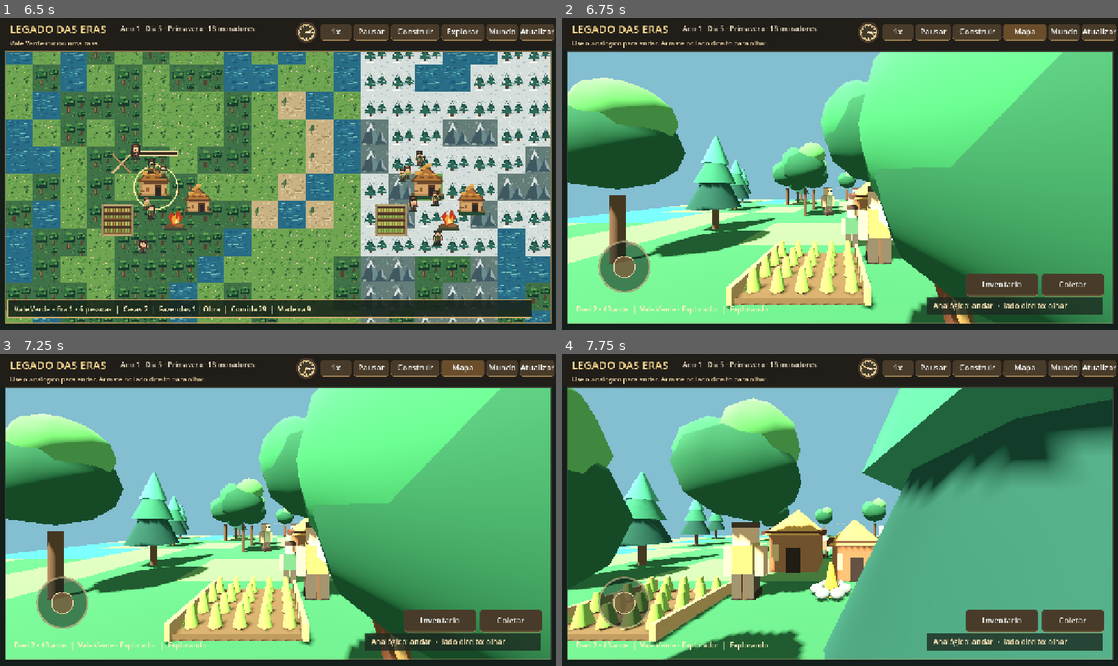
Above: before the commit, frames 1-4 (two rows, left to right).
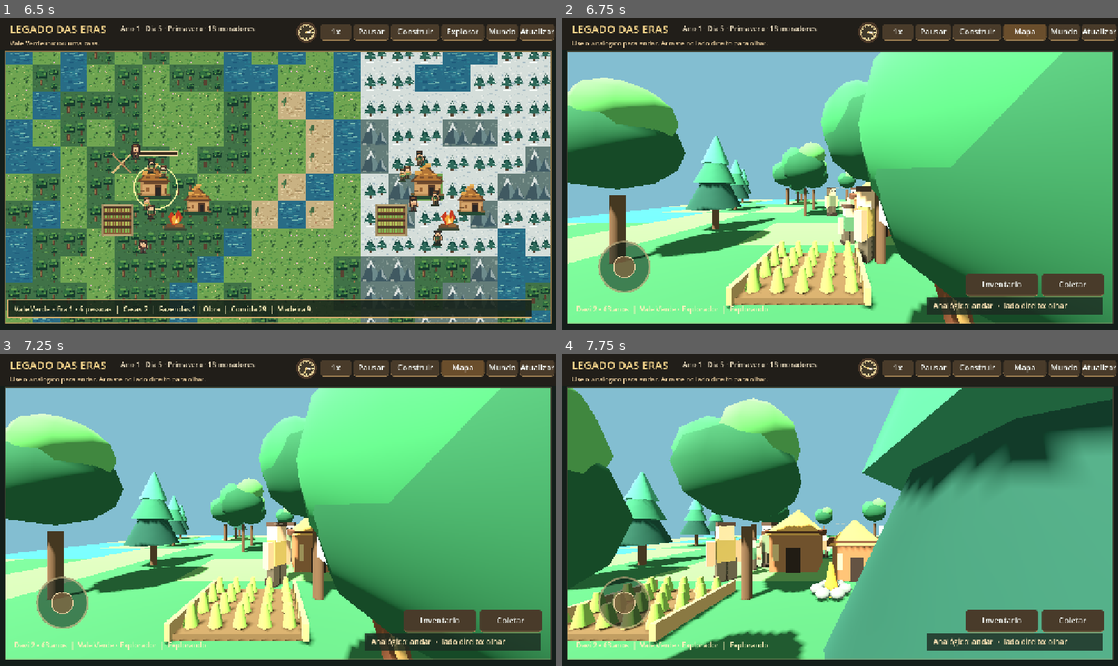
Above: after the commit, the same moments.

Repository: contateste123455667788994321-max/legados-das-eras
Game: Godot game, scene res://scenes/Main.tscn
Two runs of this game, one before a commit and one after it. Both use one fixed random seed, a clock stepped at 60 frames per second and the inputs below.
Inputs (mouse positions are in pixels of both pictures, inside the frame that each line leads up to):
- Up to frame 1 (6.5 s): click "1x" at 0.5 s; click "2x" at 1.25 s; click "4x" at 2 s; click "0.5x" at 2.75 s; click "Pausar" at 3.5 s; click "Retomar" at 4.25 s; click "Construir" at 5 s; click "Iniciar obra" at 5.75 s
- Up to frame 2 (6.75 s): click "Explorar" at 6.5 s
- Up to frame 3 (7.25 s): no input
- Up to frame 4 (7.75 s): move the mouse to (962, 494) at 7.27 s; hold D from 7.28 s (still down); click (962, 494) at 7.42 s

Frame 1 is identical in both runs. In frame 2, 1.5% of the frame differs, in the area x 46-62%, y 53-80%; in frame 3, 2.0%; in frame 4, 2.3%, in the area x 25-40%, y 53-80%.

Commit message:
gameplay: animate 3D villagers from the same living simulation, including births and deaths

Diff:
--- a/scripts/main.gd
+++ b/scripts/main.gd
@@ -93,6 +93,9 @@
 		var actor: Dictionary = world.get_actor(controlled_id)
 		if not actor.is_empty():
 			character_world.follow(actor, look_yaw)
+		character_world.update_people()
+		if ui_timer == 0.0:
+			character_world._refresh_people_models()
 		if character_world.last_build_signature != character_world._build_signature():
 			character_world.rebuild()
 
